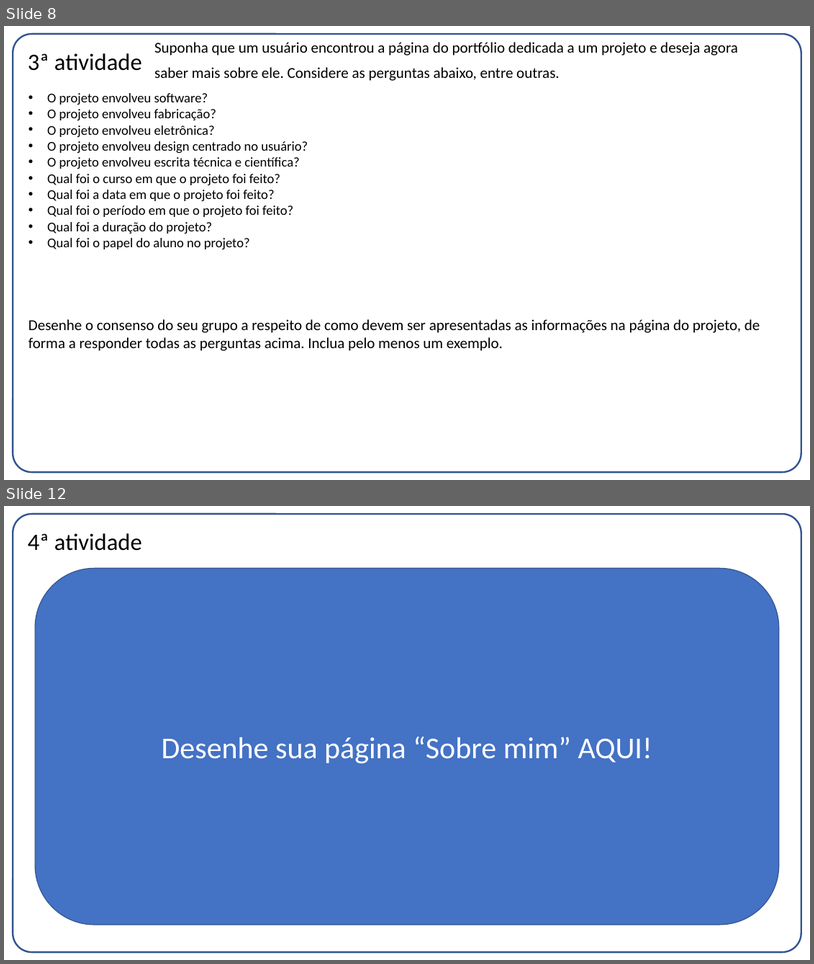
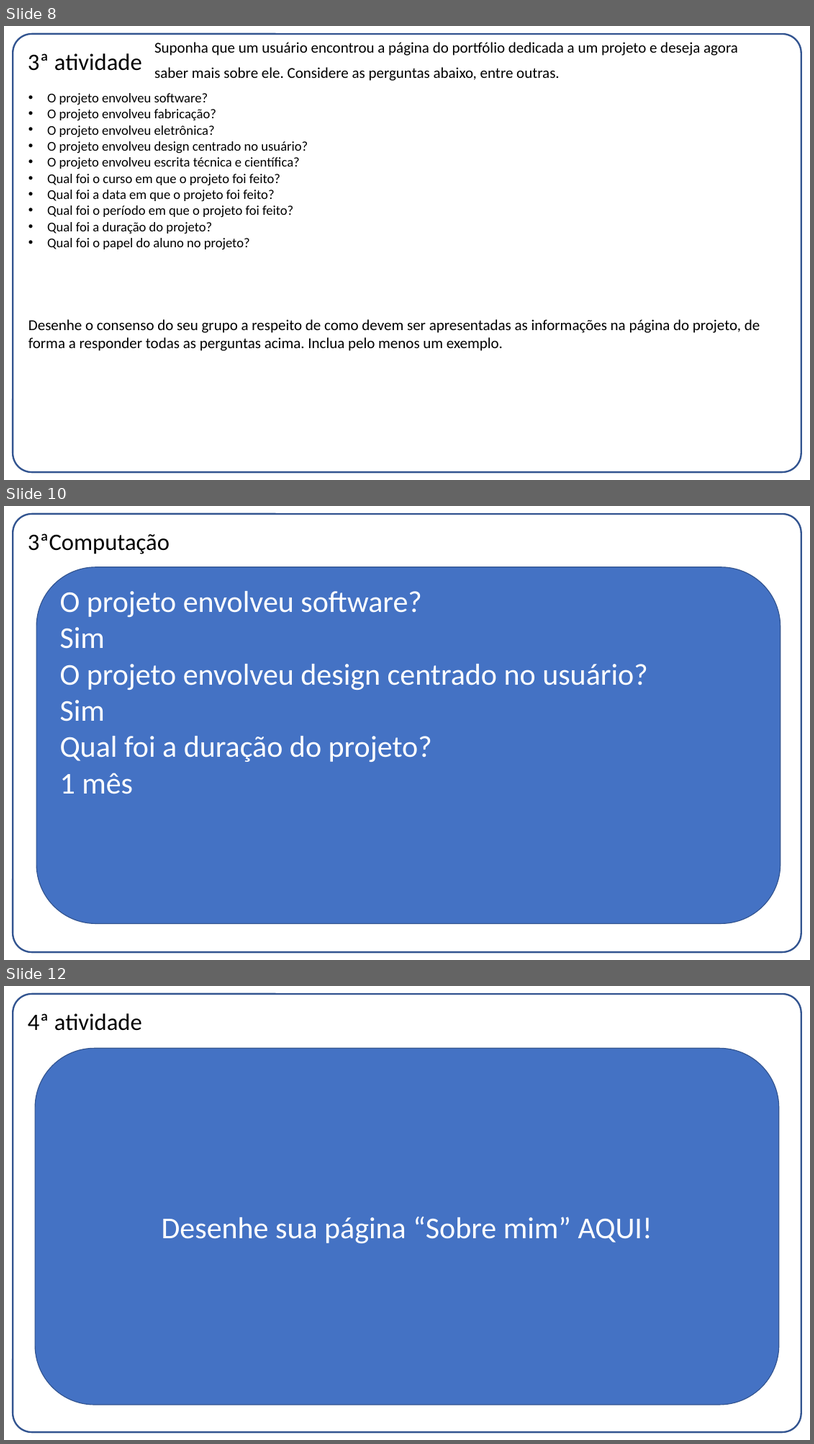
Before and after one commit to FelippeTeracini/J.L-Inc., a slide deck: Entrega01.pptx. Shown one above the other, each under a label of ours: slides 8 and 12 before the commit, slides 8, 10 and 12 after it; the slides between them are not shown. The pictures are 814x964 and 814x1444 pixels, drawn with LibreOffice and Linux fonts; fonts in the diff are those of the drawing. Boxes give left, top, right and bottom in pixels: in the first picture for what was removed or moved away, otherwise in the second. Text is boxed around its words. In the diff, an @@ line names an element or a change of style, - is before the commit and + after.

```diff
--- a/Entrega01.pptx
+++ b/Entrega01.pptx
@@ slide 10 added at [4, 506, 810, 960], background #FFFFFF; not listed: 1 template element that a slide beside it also shows @@
@@ title added at [28, 533, 170, 554], 28 pt, text #000000 @@
+3ªComputação
@@ rounded rectangle added at [36, 567, 782, 924], fill #4472C4, outline #325491 1 pt, 36 pt, text #FFFFFF @@
+O projeto envolveu software?
+Sim
+O projeto envolveu design centrado no usuário?
+Sim
+Qual foi a duração do projeto?
+1 mês
```
Also in this commit, not shown: 4 slides changed, 1 other slide added, 2 slides removed.
